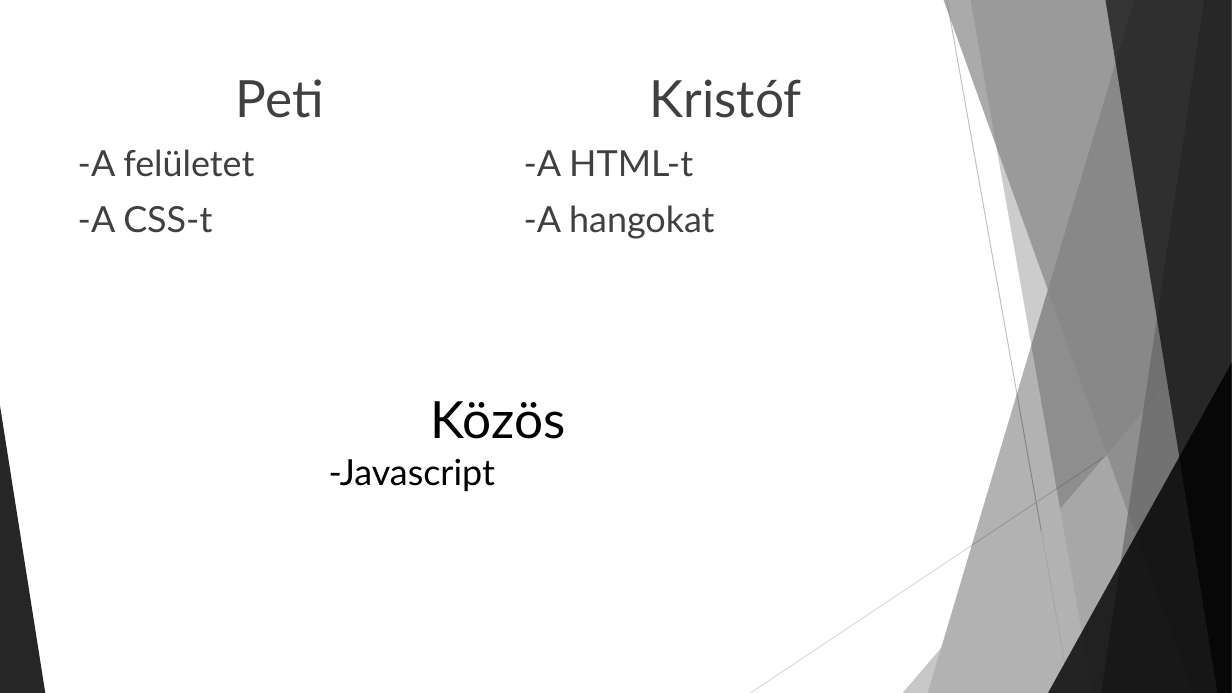
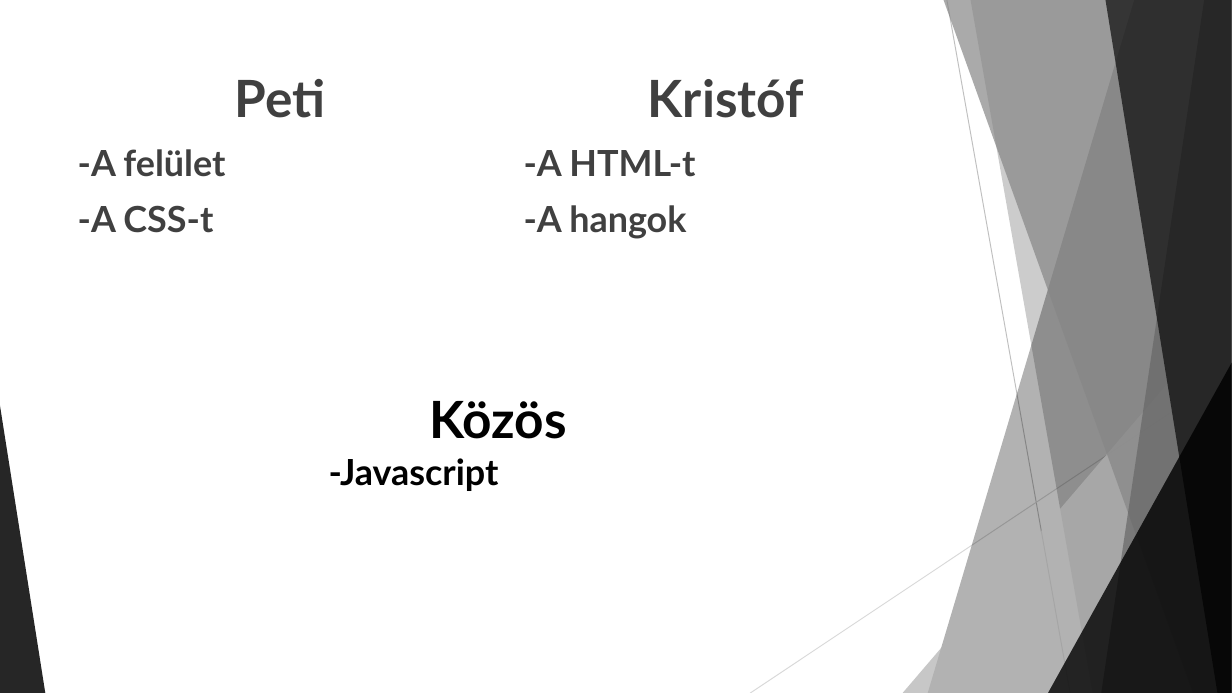
Before and after one commit to MrTakasu/Zongora, a slide deck: slide 8 of A Zongora.pptx. Drawn at 1232x693 pixels with LibreOffice and Linux fonts; fonts in the diff are those of the drawing. Boxes give left, top, right and bottom in pixels: in the first picture for what was removed or moved away, otherwise in the second. Text is boxed around its words. In the diff, an @@ line names an element or a change of style, - is before the commit and + after.

```diff
--- a/A Zongora.pptx
+++ b/A Zongora.pptx
@@ text at [78,79,325,233]: bold on in "Peti", "-A CSS-t" @@
@@ text at [524,79,804,177]: bold on in "Kristóf", "-A HTML-t" @@
@@ text at [78,149,225,177]: text changed; bold on @@
--A felületet
+-A felület
@@ text at [524,205,686,239]: text changed; bold on @@
--A hangokat
+-A hangok
@@ text "Közös" at [329,401,566,491]: bold on @@
```
Also in this commit, not shown: 4 other slides changed, 4 slides added, 1 slide removed.
